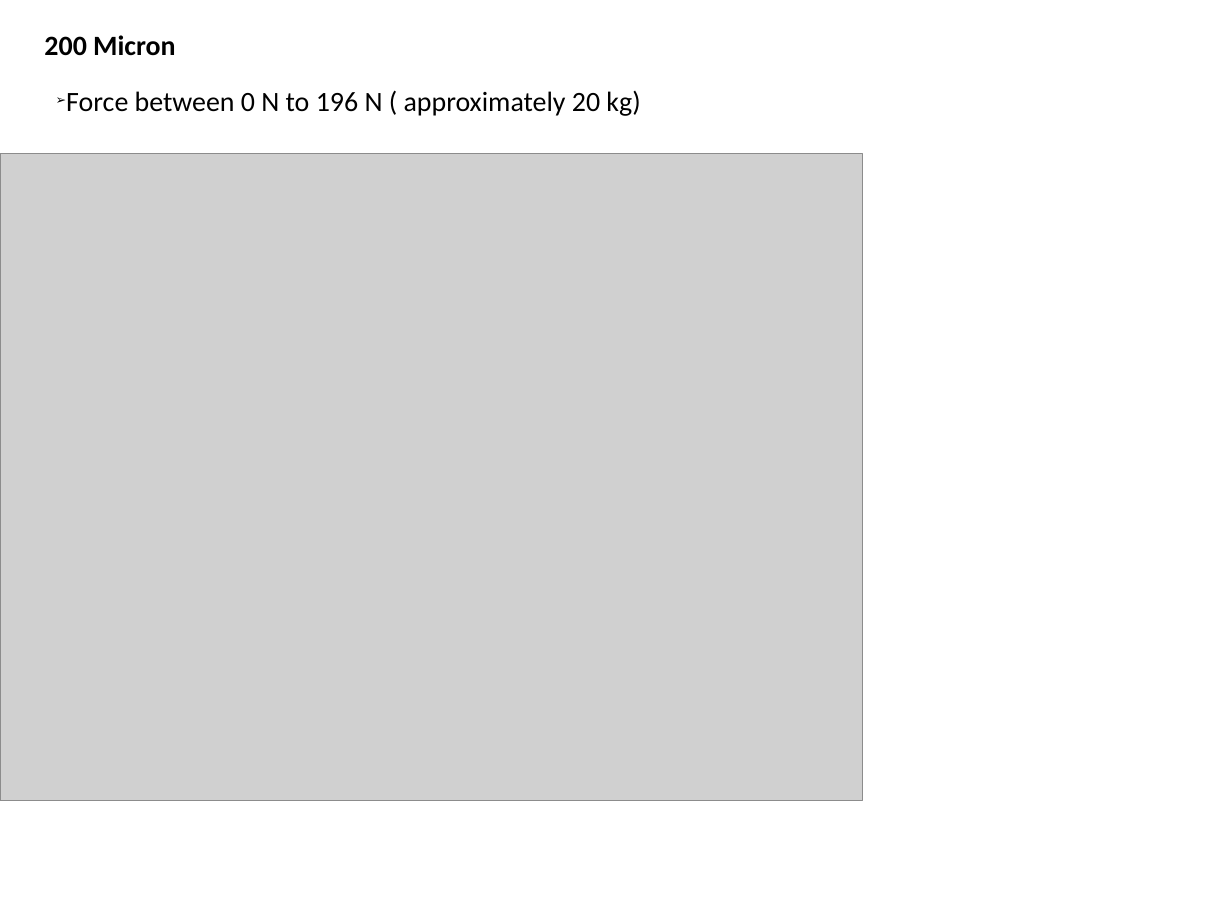
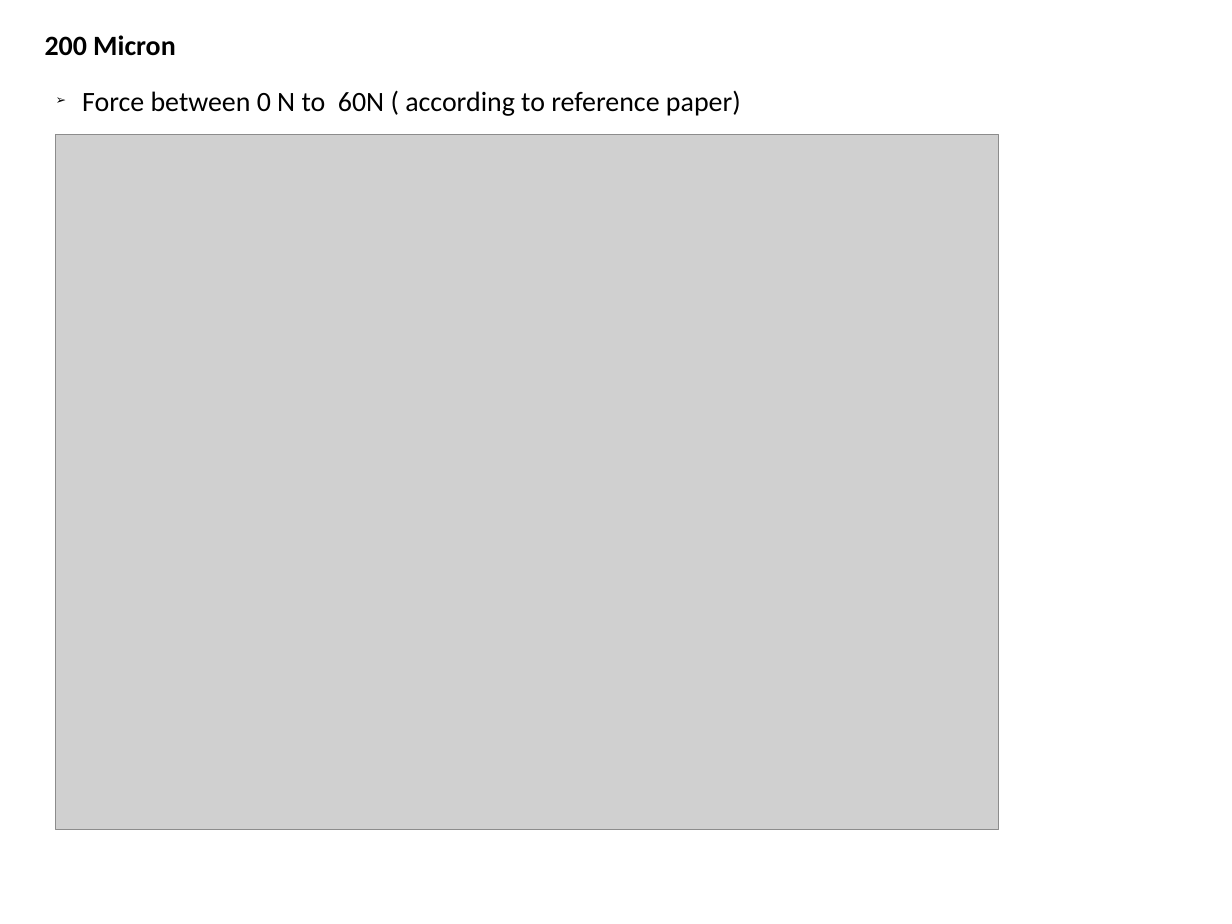
Before and after one commit to handegunduzoz/Bending, a slide deck: slide 7 of Radius of curvature.pptx. Drawn at 1232x924 pixels with LibreOffice and Linux fonts; fonts in the diff are those of the drawing; grey boxes stand for pictures. Boxes give left, top, right and bottom in pixels: in the first picture for what was removed or moved away, otherwise in the second. Text is boxed around its words. In the diff, an @@ line names an element or a change of style, - is before the commit and + after.

```diff
--- a/Radius of curvature.pptx
+++ b/Radius of curvature.pptx
@@ text at (82, 91, 741, 116): text changed @@
-➢ Force between 0 N to 196 N ( approximately 20 kg)
+➢ Force between 0 N to 60N ( according to reference paper)
@@ picture: place and size @@
-picture at (0, 154, 863, 800)
+picture at (56, 134, 999, 830)
```
Also in this commit, not shown: 8 other slides changed, 4 slides added, 11 other files.
